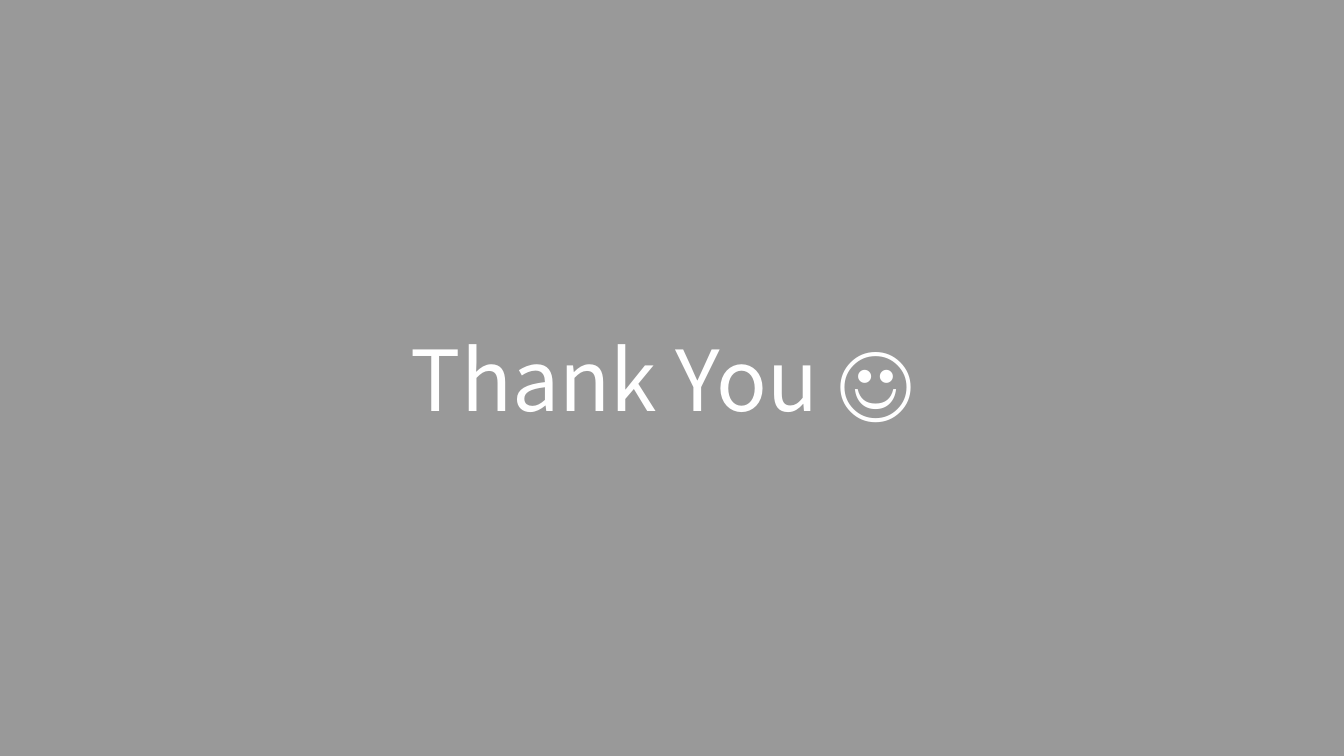
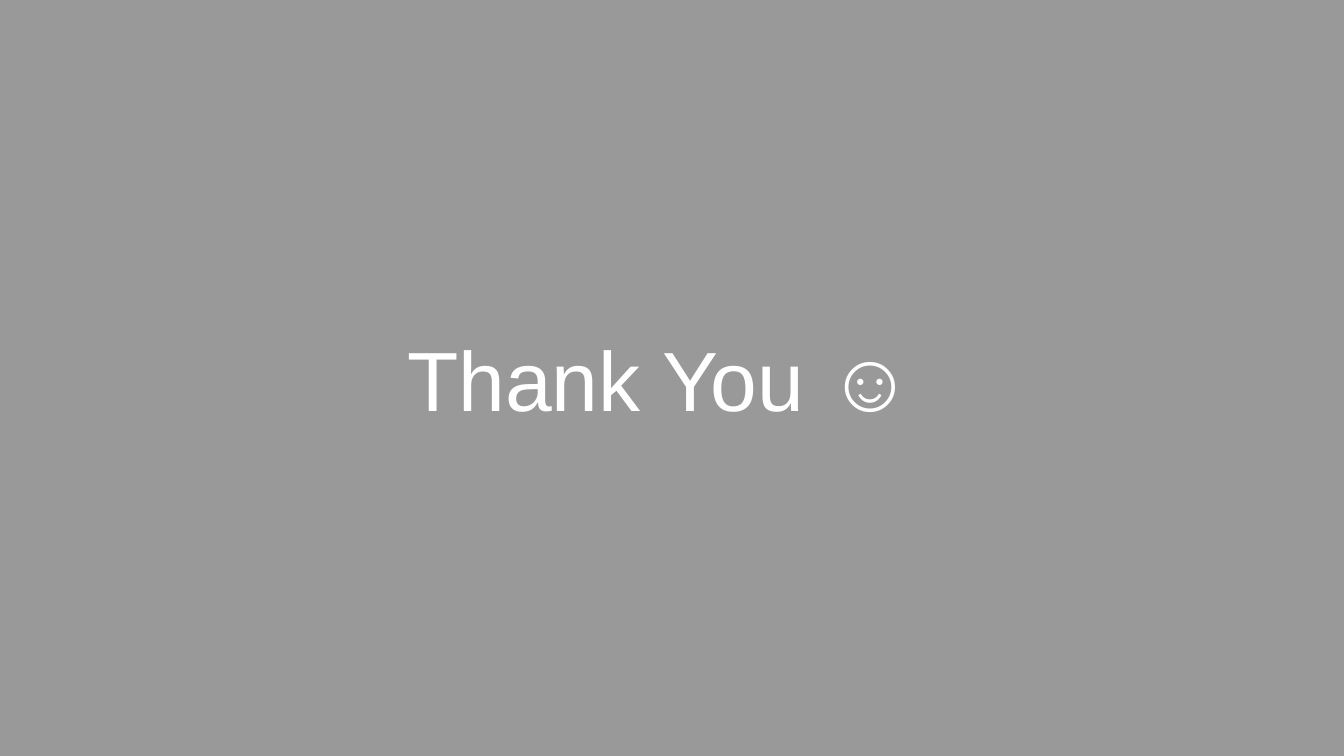
Before and after one commit to sohee98/2022-2nd-Course, a slide deck: slide 14 of Cloud Computing/Paper review/3. Ernest/22.11.22_Ernest_SoheeKim.pptx (slide 10 before the commit). Drawn at 1344x756 pixels with LibreOffice and Linux fonts; fonts in the diff are those of the drawing. Boxes give left, top, right and bottom in pixels: in the first picture for what was removed or moved away, otherwise in the second. Text is boxed around its words. In the diff, an @@ line names an element or a change of style, - is before the commit and + after.

```diff
--- a/Cloud Computing/Paper review/3. Ernest/22.11.22_Ernest_SoheeKim.pptx
+++ b/Cloud Computing/Paper review/3. Ernest/22.11.22_Ernest_SoheeKim.pptx
@@ title "Thank You ☺" at box(407, 350, 804, 412): font Noto Sans CJK KR to Arial @@
```
Also in this commit, not shown: 9 other slides changed, 4 slides added, 1 other file.
